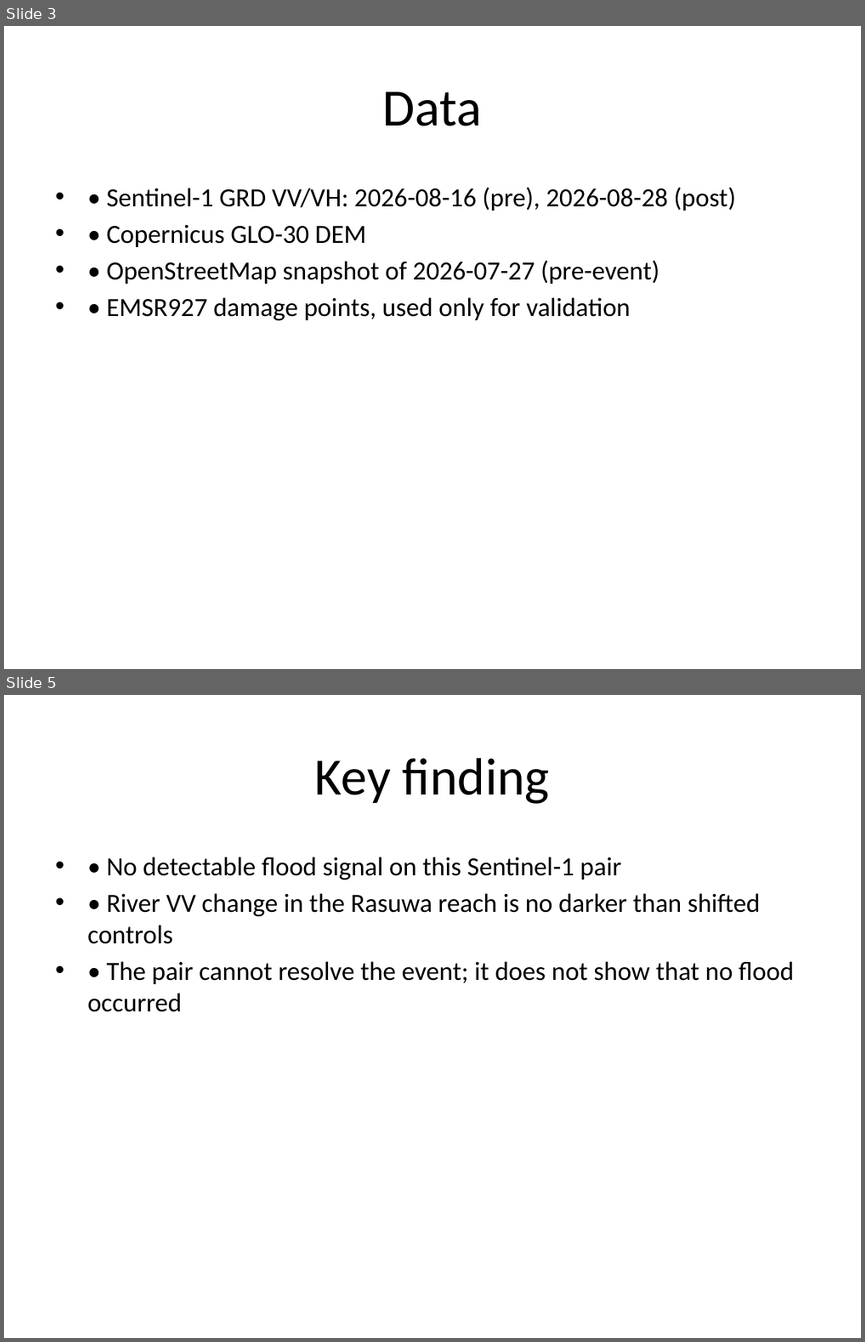
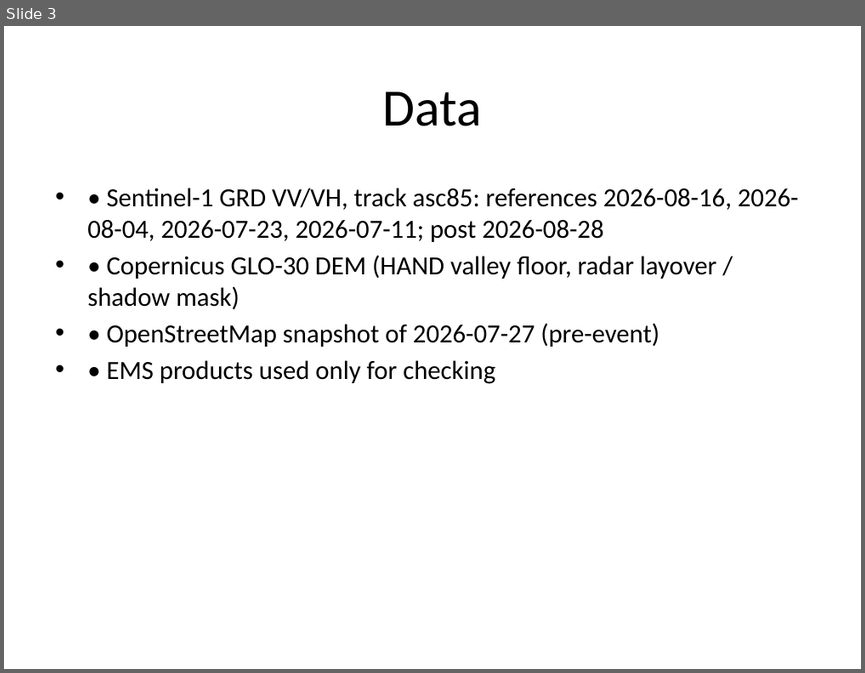
Before and after one commit to MANIKANTH678/trishuli-flood-mapping, a slide deck: outputs/presentation.pptx. Shown one above the other, each under a label of ours: slides 3 and 5 before the commit, slide 3 after it; the slides between them are not shown. The pictures are 865x1342 and 865x673 pixels, drawn with LibreOffice and Linux fonts; fonts in the diff are those of the drawing. Boxes give left, top, right and bottom in pixels: in the first picture for what was removed or moved away, otherwise in the second. Text is boxed around its words. In the diff, an @@ line names an element or a change of style, - is before the commit and + after.

```diff
--- a/outputs/presentation.pptx
+++ b/outputs/presentation.pptx
@@ slide 5 removed at bbox=[4, 695, 861, 1338], background #FFFFFF @@
@@ title removed at bbox=[315, 758, 550, 804] @@
-Key finding
@@ text removed at bbox=[87, 857, 794, 1012] @@
-• • No detectable flood signal on this Sentinel-1 pair
-• • River VV change in the Rasuwa reach is no darker than shifted controls
-• • The pair cannot resolve the event; it does not show that no flood occurred
@@ slide 3 changed as well @@
@@ text at bbox=[87, 188, 799, 309]: text changed @@
-• • Sentinel-1 GRD VV/VH: 2026-08-16 (pre), 2026-08-28 (post)
-• • Copernicus GLO-30 DEM
+• • Sentinel-1 GRD VV/VH, track asc85: references 2026-08-16, 2026-08-04, 2026-07-23, 2026-07-11; post 2026-08-28
+• • Copernicus GLO-30 DEM (HAND valley floor, radar layover / shadow mask)
@@ text at bbox=[107, 360, 495, 384]: text changed @@
-• • EMSR927 damage points, used only for validation
+• • EMS products used only for checking
```
Also in this commit, not shown: 6 other slides changed, 2 slides added, 2 other slides removed, 4 other files.
